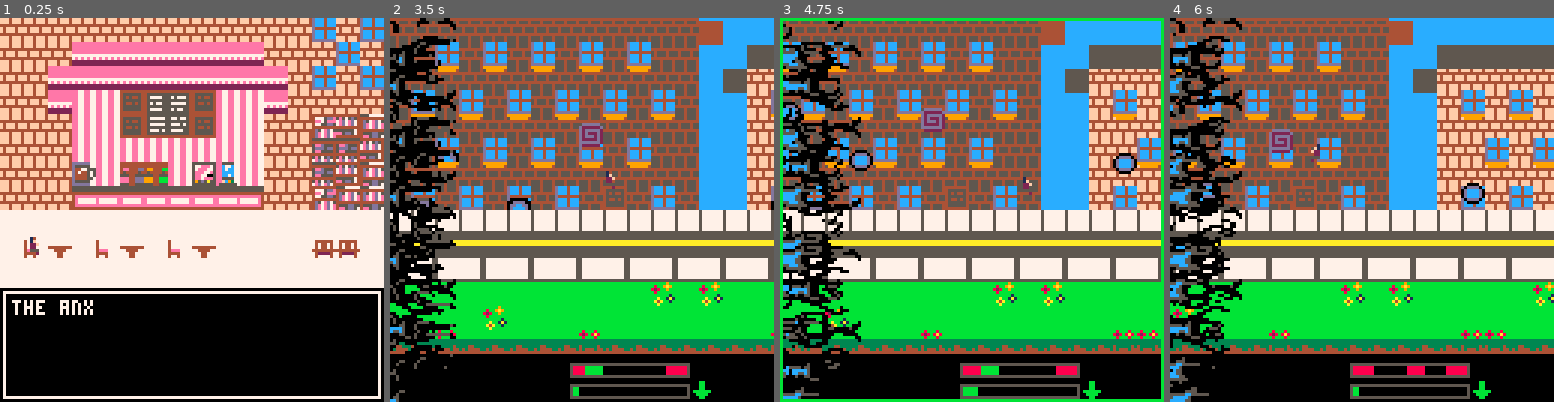
Above: before the commit, frames 1-4 (left to right).
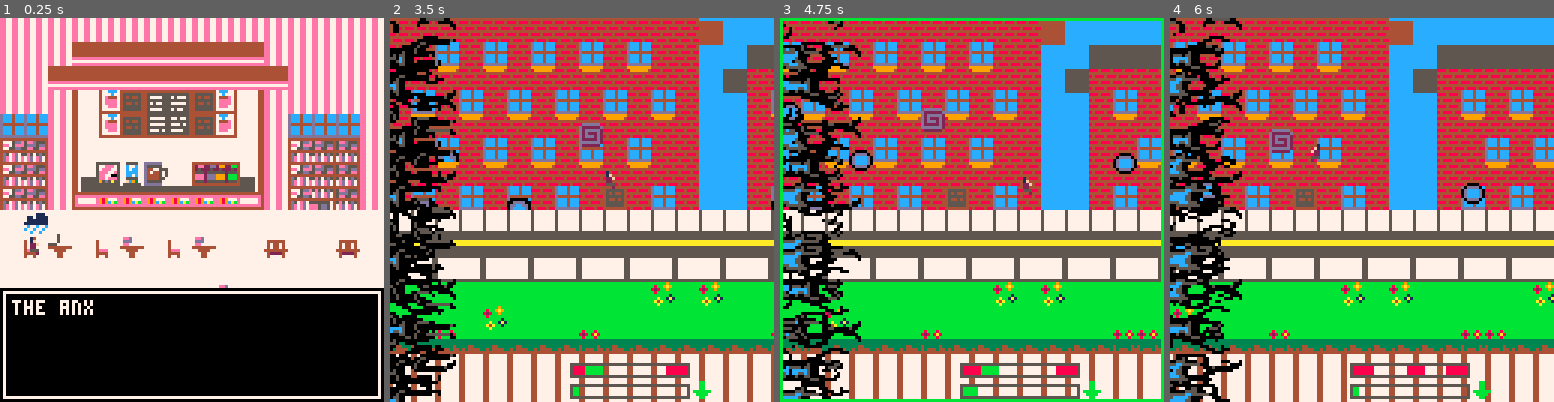
Above: after the commit, the same moments.

Repository: llopez020/Anxiety-at-its-Finest
Game: PICO-8 cartridge base.p8
Same seed, same stepped clock (60 frames per second), same inputs: the game is played once before the commit and once after it.
Inputs:
- Up to frame 1 (0.25 s): no input
- Up to frame 2 (3.5 s): tap O (Z key) at 0.33, 0.7, 1.43, 2.22, 3.1 s; tap X (X key) at 1.07, 2.07, 2.4, 2.73, 3.07, 3.4 s; hold Left 1.97-2.37 s; hold Down 2.42-2.82 s; hold Right from 2.87 s (still down)
- Up to frame 3 (4.75 s): release Right at 3.53 s; hold Up 3.58-4.08 s; tap X (X key) every 0.33 s from 3.73 to 4.73 s; tap O (Z key) at 3.98 s; hold Right 4.13-4.53 s; hold Down from 4.58 s (still down)
- Up to frame 4 (6 s): tap O (Z key) at 4.87, 5.75 s; tap X (X key) at 5.07, 5.4, 5.73 s; release Down at 5.08 s; hold Left 5.13-5.8 s; hold Up from 5.85 s (still down)

The runs differ from the first frame. In frame 1, 39% of the frame differs, in the area x 0-100%, y 0-71%; in frame 2, 29%; in frame 3, 26%; in frame 4, 27%.

Commit message:
Update base.p8
updated visuals

Diff:
--- a/base.p8
+++ b/base.p8
@@ -1,5 +1,5 @@
 pico-8 cartridge // http://www.pico-8.com
-version 39
+version 41
 __lua__
 -- init - called on run`
 function _init()
@@ -1213,20 +1213,20 @@
 2f3f3f2f2f2f2f2f3f2f2f2f2f2f2f2f3f3f2f2f2f2f2f2f3f2f2f2f2f2f2f2f3f3f2f2f2f2f2f2f2f2f3f3f3f2f2f2f2f2f2f2f2f2f2f2f3f2f2f2f2f2f2f2f2f2f3f2f2f2f2f2f2f2f2f2f2f3f2f2f2f2f2f2f2f2f2f2f3f2f3f3f2f2f2f2f2f2f2f2f2f3f2f2f3f2f2f2f2f2f3f3f2f3f3f2f2f2f2f2f3f2f2f2f2f2f2f2f
 2525252525252525252525252525252525252525252525252525252525252525252525252525252525252525252525252525252525252525252525252525252525252525252525252525252525252525252525252525252525252525252525252525252525252525252525252525252525252525252525252525252525252525
 2525252525252525252525252525252525252525252525252525252525252525252525252525252525252525252525252525252525252525252525252525252525252525252525252525252525252525252525252525252525252525252525252525252525252525252525252525252525252525252525252525252525252525
-3a3a3a3a3a3a3a3a3a3a3a3a3a3a3a3a1e1e1e1e1e1e1e1e1e1e1e1e1e1e1e1e000000000000000000000000000000000000000000000000000000000000000000000000000000000000000000000000000000000000000000000000000000000000000000000000000000000000000000000000000000000000000000000000
-3a3a3a3a3a3a3a3a3a3a3a3a3a3a3a3a1e1e1e1e1e1e1e1e1e1e1e1e1e1e1e1e000000000000000000000000000000000000000000000000000000000000000000000000000000000000000000000000000000000000000000000000000000000000000000000000000000000000000000000000000000000000000000000000
-3a3a3a3a3a3a3a3a3a3a3a3a3af63af63a0000000000000000002f2f2f2f2f00000000000000000000000000000000000000000000000000000000000000000000000000000000000000000000000000000000000000000000000000000000000000000000000000000000000000000000000000000000000000000000000000
-3a3a3aeaeaeaeaeaeaeaea3a3a3af63a3a00000000000000002f000000000000000000000000000000000000000000000000000000000000000000000000000000000000000000000000000000000000000000000000000000000000000000000000000000000000000000000000000000000000000000000000000000000000
-3a3aeaeaeaeaeaeaeaeaeaea3af63af63a3d0000000000000000000000000000000000000000000000000000000000000000000000000000000000000000000000000000000000000000000000000000000000000000000000000000000000000000000000000000000000000000000000003a3a3a3a3a3a3a3a3a3a3a3a3a3a
-3a3aeac8c83bc9cc3bc8c8ea3a3a3a3a37000000000000002f2f000000000000000000000000000000000000000000000000000000000000000000000000000000000000000000000000000000000000000000000000000000000000000000000000000000000000000000000000000000003a3a3a3a3a3a3a3a3a3a3a3a3a3a
-3a3a3ac8c83bcbca3bc8c83a3ad0d3d1380000000000000000002f0000000000000000000000000000000000000000000000000000000000000000000000000000000000000000000000000000000000000000000000000000000000000000000000000000000000000000000000000000003a3a3a3a3a3a3a3a3a3a3a3a3a3a
-3a3a3ac8c8c8c8c8c8c8c83a3ad2d2d3332f2f2f2f2f2f000000000000000000000000000000000000000000000000000000000000000000000000000000000000000000000000000000000000000000000000000000000000000000000000000000000000000000000000000000000000003a3a3a3a3a3a3a3a3a3a3a3a3a3a
-3a3a3ac1c8c4c5c8c3c2c83a3ad2d3d1000000000000000000002f2f00000000000000000000000000000000000000000000000000000000000000000000000000000000000000000000000000000000000000000000000000000000000000000000000000000000000000000000000000003a3a3a3a3a3a3a3a3a3a3a3a3a3a
-3a3a3adbd9d9d9d9d9d9da3a3ad0d1d100000000000000002f2f000000000000000000000000000000000000000000000000000000000000000000000000000000000000000000000000000000000000000000000000000000000000000000000000000000000000000000000000000000003a3a3a3a3a3a3a3a3a3a3b3a3a3a
-c7c7c7c7c7c7c7c7c7c7c7c7c7c7c7c700000000000000000000000000000000000000000000000000000000000000000000000000000000000000000000000000000000000000000000000000000000000000000000000000000000000000000000000000000000000000000000000000233737373737373737373737373737
-c7d5d8c7d5d8c7d5d8c7c7c7c7d4d4c7000000000000002f0000000000000000000000000000000000000000000000000000000000000000000000000000000000000000000000000000000000000000000000000000000000000000000000000000000000000000000000000000000000003838383838383838383838383838
+c8c8c8c8c8c8c8c8c8c8c8c8c8c8c8c81e1e1e1e1e1e1e1e1e1e1e1e1e1e1e1e000000000000000000000000000000000000000000000000000000000000000000000000000000000000000000000000000000000000000000000000000000000000000000000000000000000000000000000000000000000000000000000000
+c8c8c8c8c8c8c8c8c8c8c8c8c8c8c8c81e1e1e1e1e1e1e1e1e1e1e1e1e1e1e1e000000000000000000000000000000000000000000000000000000000000000000000000000000000000000000000000000000000000000000000000000000000000000000000000000000000000000000000000000000000000000000000000
+c8c8c8c8c8c8c8c8c8c8c8c8c8c8c8c83a0000000000000000002f2f2f2f2f00000000000000000000000000000000000000000000000000000000000000000000000000000000000000000000000000000000000000000000000000000000000000000000000000000000000000000000000000000000000000000000000000
+c8c8c8eaeaeaeaeaeaeaeac8c8c8c8c83a00000000000000002f000000000000000000000000000000000000000000000000000000000000000000000000000000000000000000000000000000000000000000000000000000000000000000000000000000000000000000000000000000000000000000000000000000000000
+c8c8eaeaeaeaeaeaeaeaeaeac8c8c8c83a3d0000000000000000000000000000000000000000000000000000000000000000000000000000000000000000000000000000000000000000000000000000000000000000000000000000000000000000000000000000000000000000000000003a3a3a3a3a3a3a3a3a3a3a3a3a3a
+c8c8c825e83bc9cc3be724c8c8c8c8c837000000000000002f2f000000000000000000000000000000000000000000000000000000000000000000000000000000000000000000000000000000000000000000000000000000000000000000000000000000000000000000000000000000003a3a3a3a3a3a3a3a3a3a3a3a3a3a
+f6f6c825e83bcbca3be724c8f6f6f6c8380000000000000000002f0000000000000000000000000000000000000000000000000000000000000000000000000000000000000000000000000000000000000000000000000000000000000000000000000000000000000000000000000000003a3a3a3a3a3a3a3a3a3a3a3a3a3a
+d0d2c825c7c7c7c7c7c724c8d0d2d2c8332f2f2f2f2f2f000000000000000000000000000000000000000000000000000000000000000000000000000000000000000000000000000000000000000000000000000000000000000000000000000000000000000000000000000000000000003a3a3a3a3a3a3a3a3a3a3a3a3a3a
+d0d2c8e9c3c2c1c7c4c5ecc8d0d2d2c8000000000000000000002f2f00000000000000000000000000000000000000000000000000000000000000000000000000000000000000000000000000000000000000000000000000000000000000000000000000000000000000000000000000003a3a3a3a3a3a3a3a3a3a3a3a3a3a
+d0d2c8dbd9d9d9d9d9d9dac8d0d3d2c800000000000000002f2f000000000000000000000000000000000000000000000000000000000000000000000000000000000000000000000000000000000000000000000000000000000000000000000000000000000000000000000000000000003a3a3a3a3a3a3a3a3a3a3b3a3a3a
+c7cdc7c7c7c7c7c7c7c7c7c7c7c7c7c700000000000000000000000000000000000000000000000000000000000000000000000000000000000000000000000000000000000000000000000000000000000000000000000000000000000000000000000000000000000000000000000000233737373737373737373737373737
+c7d5d8c7d5e5c7d5e5c7c7d4c7c7d4c7000000000000002f0000000000000000000000000000000000000000000000000000000000000000000000000000000000000000000000000000000000000000000000000000000000000000000000000000000000000000000000000000000000003838383838383838383838383838
 c7c7c7c7c7c7c7c7c7c7c7c7c7c7c7c700000000002f00000000000000000000000000000000000000000000000000000000000000000000000000000000000000000000000000000000000000000000000000000000000000000000000000000000000000000000000000000000000000003333333333333333333333333333
-d5d7d6c7d5d7d6c7d5d8c7c7d5d8c7c7000000002f0000000000000000000000000000000000000000000000000000000000000000000000000000000000000000000000000000000000000000000000000000000000000000000000000000000000000000000000000000000000000000000000000000000000000000000000
+d5d7d6c7d5d7d6c7d5e5c7c7c7c7c7c7000000002f0000000000000000000000000000000000000000000000000000000000000000000000000000000000000000000000000000000000000000000000000000000000000000000000000000000000000000000000000000000000000000000000000000000000000000000000
 0000000000000000000000000000000000002f2f000000000000000000000000000000000000000000000000000000000000000000000000000000000000000000000000000000000000000000000000000000000000000000000000000000000000000000000000000000000000000000000000000000000000000000000000
 
 
Not shown, changed: 39 lines of the sprite sheet (__gfx__) section of base.p8
